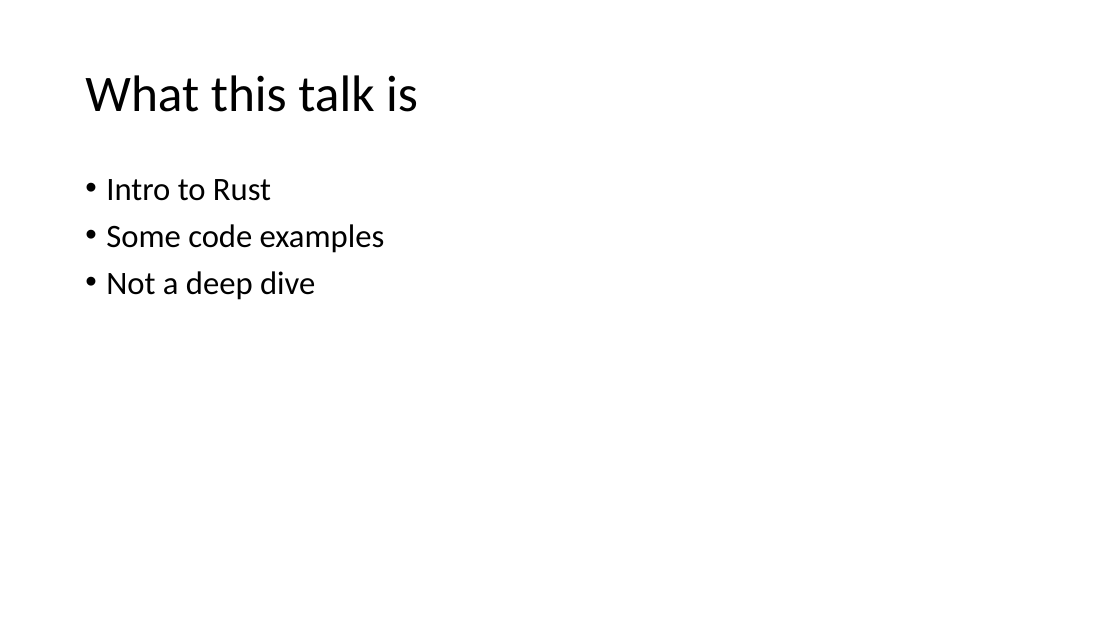
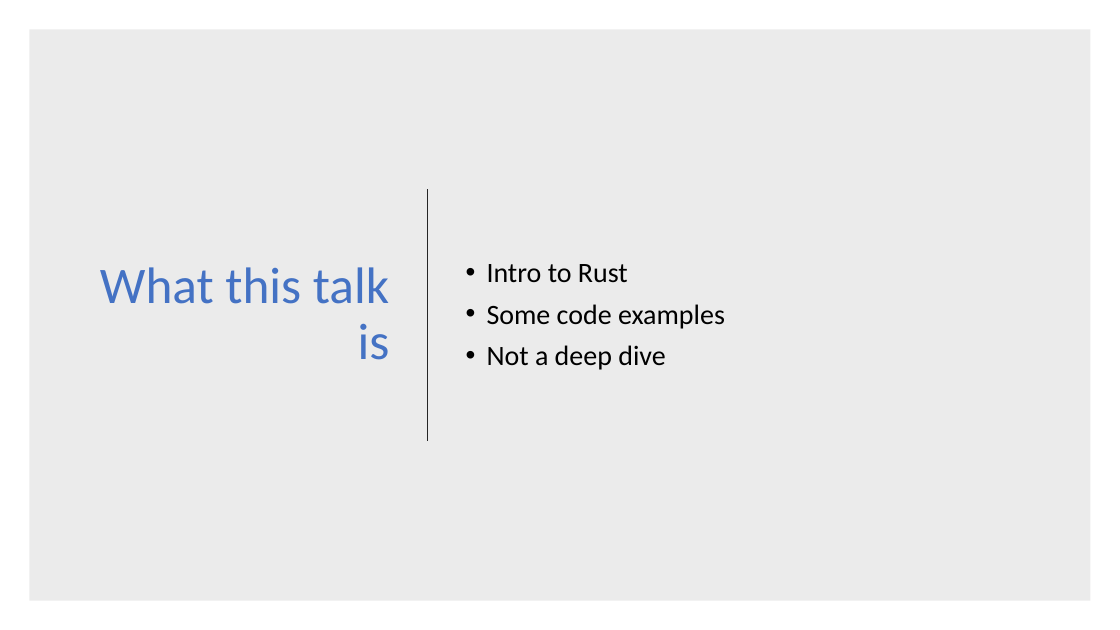
Before and after one commit to ProgrammerAL/Presentations-2019, a slide deck: slide 2 of 09-04 - Making the Case for Rust/Making the Case for Rust.pptx. Drawn at 1120x630 pixels with LibreOffice and Linux fonts; fonts in the diff are those of the drawing. Boxes give left, top, right and bottom in pixels: in the first picture for what was removed or moved away, otherwise in the second. Text is boxed around its words. In the diff, an @@ line names an element or a change of style, - is before the commit and + after.

```diff
--- a/09-04 - Making the Case for Rust/Making the Case for Rust.pptx
+++ b/09-04 - Making the Case for Rust/Making the Case for Rust.pptx
@@ rectangle added at [29,29,1091,601], fill #000000 at 8% opacity @@
@@ title "What this talk is": place and size @@
-title "What this talk is" at [85,75,418,112]
+title "What this talk is" at [100,267,390,360]
@@ title "What this talk is" at [100,267,390,360]: text colour #000000 to #4472C4; alignment left to right @@
@@ text "Intro to Rust": place and size @@
-text "Intro to Rust" at [106,179,385,300]
+text "Intro to Rust" at [487,264,725,370]
@@ text "Intro to Rust" at [487,264,725,370]: size 28 to 24 pt; vertical alignment top to middle @@
@@ line added from (428, 189) to (428, 441), #262626 1.5 pt @@
```
Also in this commit, not shown: 17 other slides changed, 1 other file.
